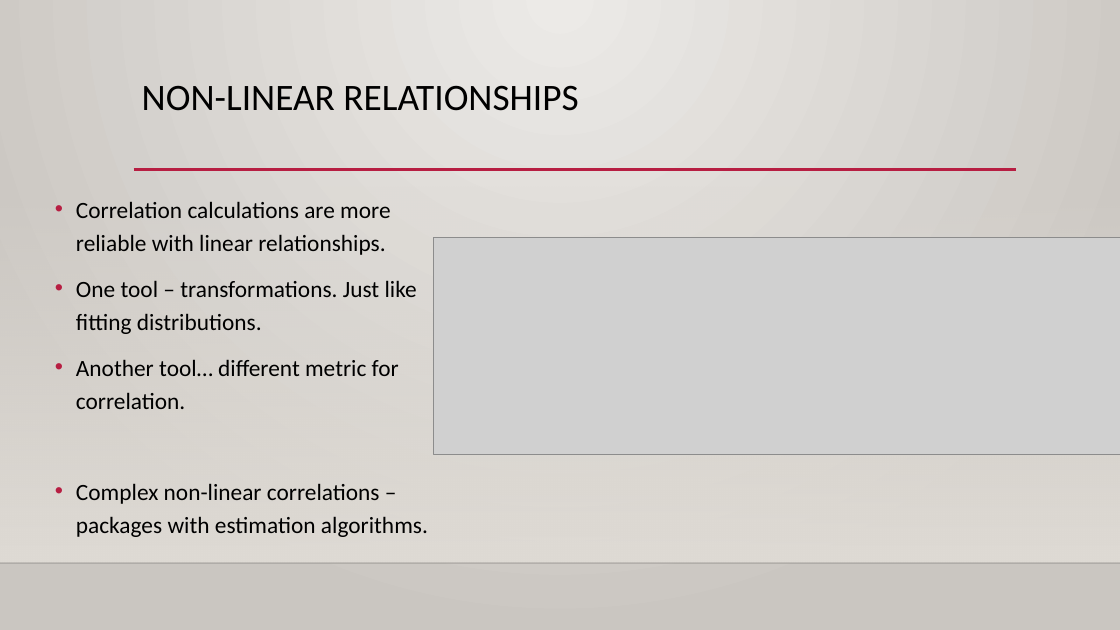
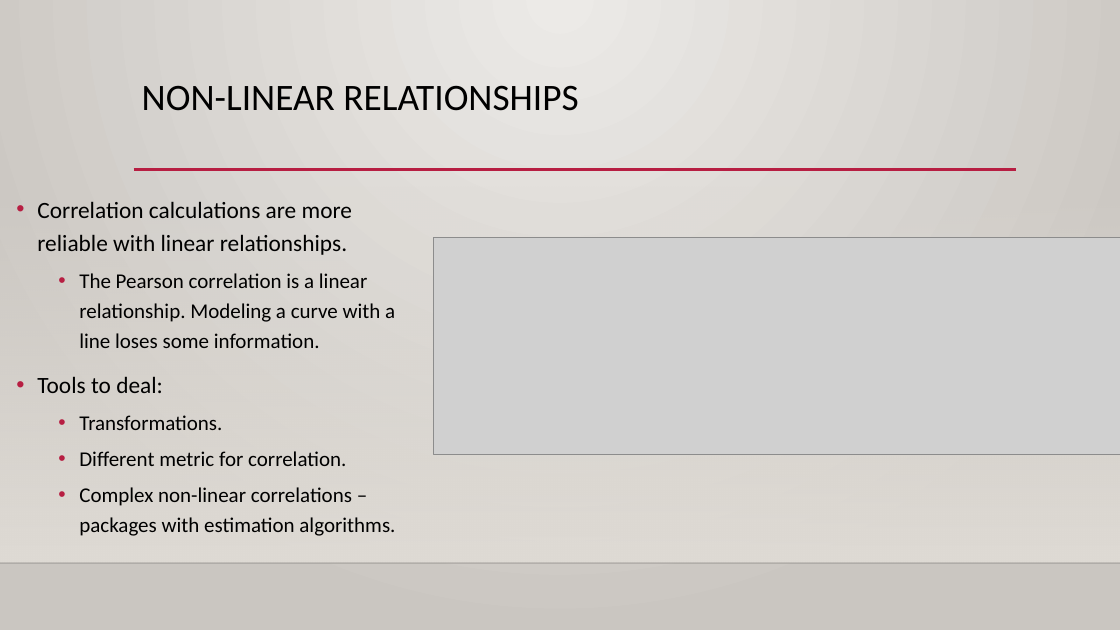
Before and after one commit to AkeemSemper/Basic_Stats_in_Python_Student_Workbooks, a slide deck: slide 16 of reference_material/slides/011_Correlation_Scatter.pptx (slide 11 before the commit). Drawn at 1120x630 pixels with LibreOffice and Linux fonts; fonts in the diff are those of the drawing; grey boxes stand for pictures; background and template pictures are left out. Boxes give left, top, right and bottom in pixels: in the first picture for what was removed or moved away, otherwise in the second. Text is boxed around its words. In the diff, an @@ line names an element or a change of style, - is before the commit and + after.

```diff
--- a/reference_material/slides/011_Correlation_Scatter.pptx
+++ b/reference_material/slides/011_Correlation_Scatter.pptx
@@ text "Correlation calculations are more reliable ..." moved from (x1=76, y1=201, x2=428, y2=537) to (x1=37, y1=201, x2=395, y2=536) @@
@@ text at (x1=37, y1=273, x2=395, y2=466): text changed; size 20 to 18 pt @@
-• One tool – transformations. Just like fitting distributions.
-• Another tool… different metric for correlation.
+  • The Pearson correlation is a linear relationship. Modeling a curve with a line loses some information.
+• Tools to deal:
+  • Transformations.
+  • Different metric for correlation.
@@ text at (x1=79, y1=487, x2=395, y2=536): size 20 to 18 pt in "Complex non-linear correlations – packages with estimation ..."; list level 1 to 2 in "Complex non-linear correlations – packages ..." @@
```
Also in this commit, not shown: 10 other slides changed, 6 slides added, 33 other files.
